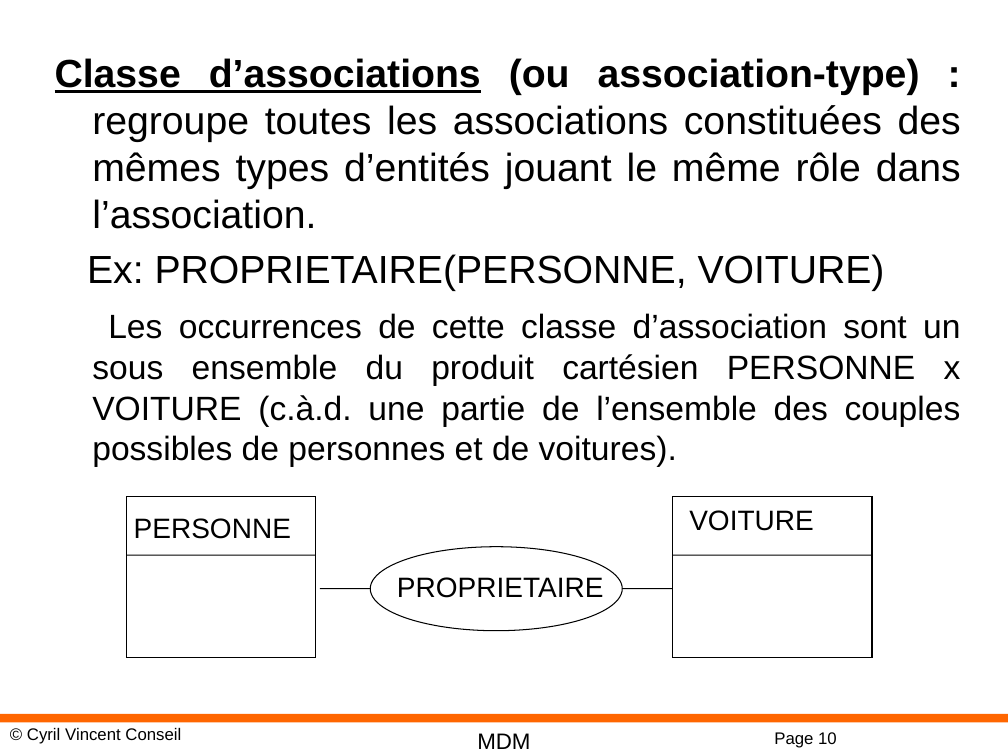
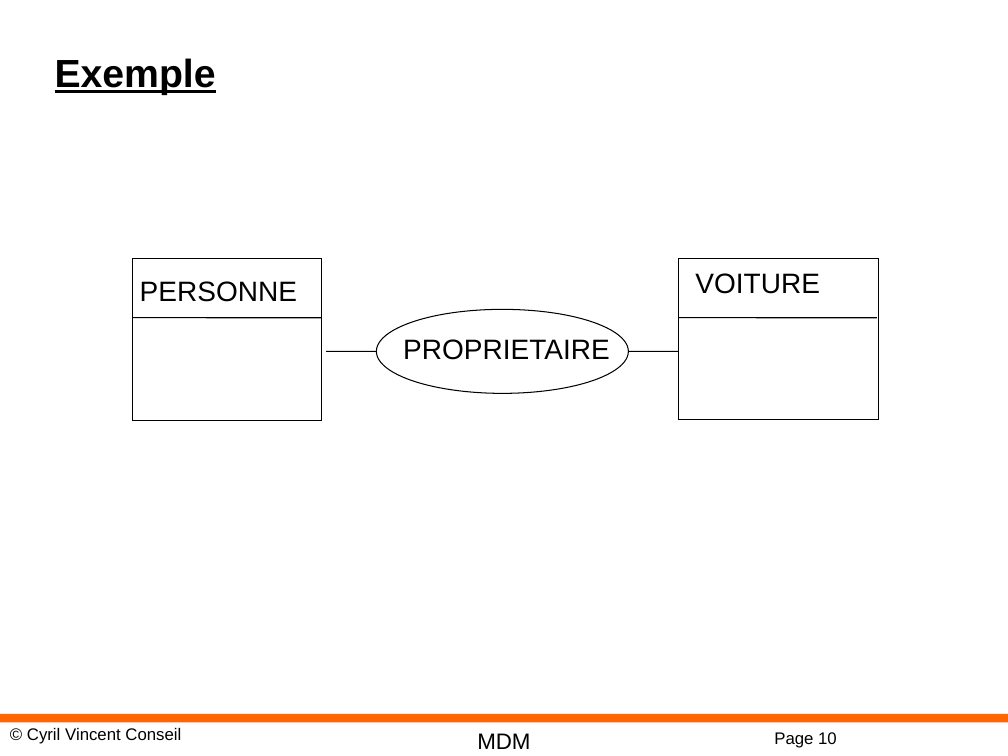
Before and after one commit to cyrilvincent/mdm, a slide deck: slide 10 of DM05-Design.pptx. Drawn at 1008x756 pixels with LibreOffice and Linux fonts; fonts in the diff are those of the drawing; background and template pictures are left out. Boxes give left, top, right and bottom in pixels: in the first picture for what was removed or moved away, otherwise in the second. Text is boxed around its words. In the diff, an @@ line names an element or a change of style, - is before the commit and + after.

```diff
--- a/DM05-Design.pptx
+++ b/DM05-Design.pptx
@@ text at box(55, 58, 216, 95): text changed; bold on @@
-Classe d’associations (ou association-type) : regroupe toutes les associations constituées des mêmes types d’entités jouant le même rôle dans l’association.
-Ex: PROPRIETAIRE(PERSONNE, VOITURE)
-Les occurrences de cette classe d’association sont un sous ensemble du produit cartésien PERSONNE x VOITURE (c.à.d. une partie de l’ensemble des couples possibles de personnes et de voitures).
+Exemple
@@ text "PERSONNE": place and size @@
-text "PERSONNE" at box(134, 518, 291, 539)
+text "PERSONNE" at box(140, 281, 297, 302)
@@ text "VOITURE": place and size @@
-text "VOITURE" at box(689, 510, 814, 531)
+text "VOITURE" at box(695, 273, 820, 294)
@@ 3 lines, 2 rectangles, 1 text, 1 ellipse: place and size @@
-3 lines, 2 rectangles, 1 text, 1 ellipse at box(127, 496, 872, 657)
+3 lines, 2 rectangles, 1 text, 1 ellipse at box(133, 259, 878, 420)
```
Also in this commit, not shown: 2 other slides changed, 2 slides added, 6 slides removed, 12 other files.
